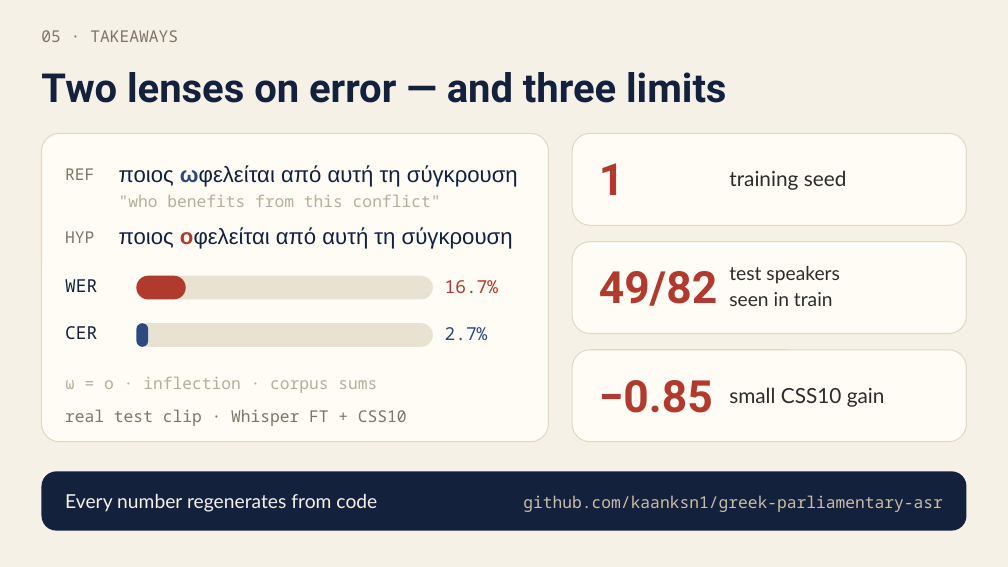
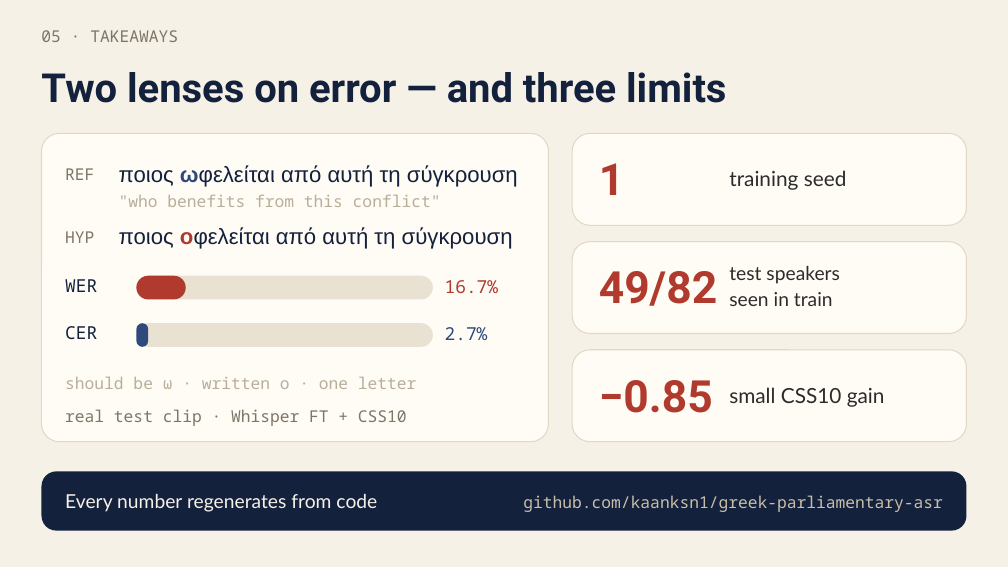
Before and after one commit to kaanksn1/greek-parliamentary-asr, a slide deck: slide 5 of presentation/greek_parliamentary_asr.pptx. Drawn at 1008x567 pixels with LibreOffice and Linux fonts; fonts in the diff are those of the drawing. Boxes give left, top, right and bottom in pixels: in the first picture for what was removed or moved away, otherwise in the second. Text is boxed around its words. In the diff, an @@ line names an element or a change of style, - is before the commit and + after.

```diff
--- a/presentation/greek_parliamentary_asr.pptx
+++ b/presentation/greek_parliamentary_asr.pptx
@@ text at (x1=65, y1=377, x2=417, y2=389): text changed @@
-ω = ο · inflection · corpus sums
+should be ω · written ο · one letter
```
Also in this commit, not shown: 4 other slides changed, 3 other files.
